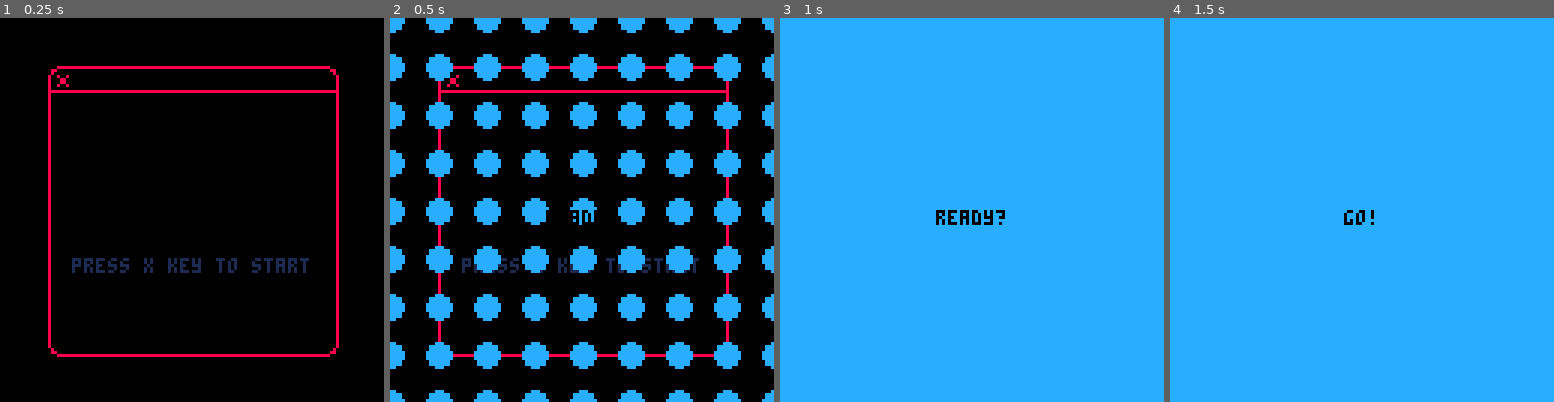
Above: before the commit, frames 1-4 (left to right).
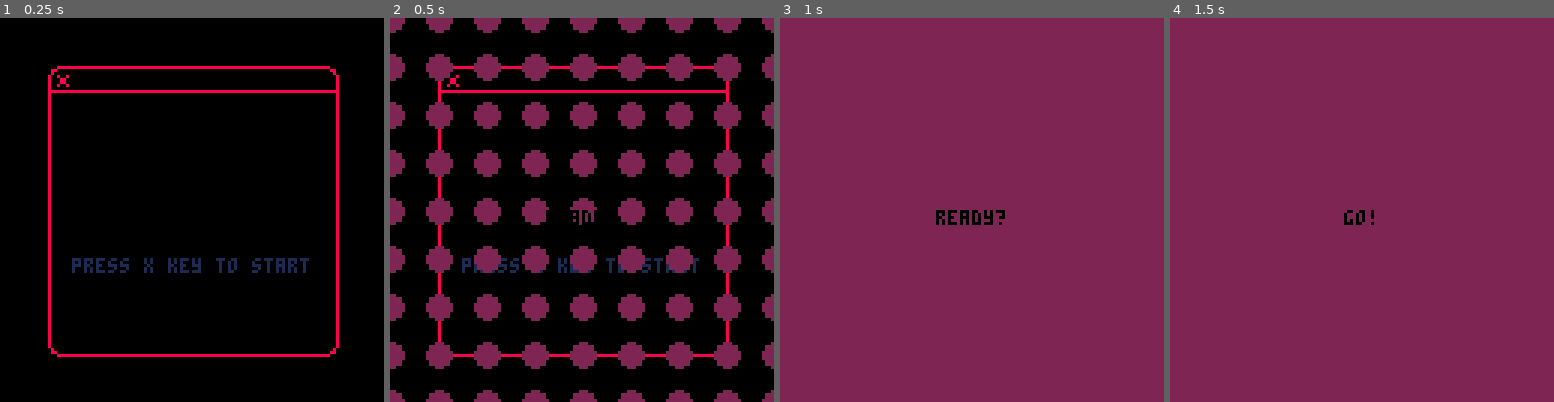
Above: after the commit, the same moments.

Repository: chmestan/PICO8-Shmup
Game: PICO-8 cartridge shmup.p8
Two runs of this game, one before a commit and one after it. Both use one fixed random seed, a clock stepped at 60 frames per second and the inputs below.
Inputs:
- Up to frame 1 (0.25 s): no input
- Up to frame 2 (0.5 s): tap X (X key) at 0.33 s
- Up to frame 3 (1 s): no input
- Up to frame 4 (1.5 s): tap X (X key) at 1.07 s

Frame 1 is identical in both runs. In frame 2, 24% of the frame differs, in the area x 0-100%, y 0-100%; in frame 3, 100%; in frame 4, 100%.

Commit message:
Improve explosions and add shockwaves

Diff:
--- a/shmup.p8
+++ b/shmup.p8
@@ -41,6 +41,8 @@
  enemiesinit()
 
  explosions={}
+ part={}
+ shwaves={}
 
  timershoot=0
  inv=0
@@ -191,7 +193,7 @@
 end
 
 function draw_trans()
- local screenclr=12
+ local screenclr=2
  if transt < 32 then
 	 for i=0,8 do
 	   for j=0,8 do
@@ -266,7 +268,7 @@
 -- timepassing()
 
 function shoot()
- local freq=15
+ local freq=5
 
  if btn(5) and timershoot>=freq then
   local newblt =
@@ -511,7 +513,8 @@
 	 for enm in all(enemies) do
 	  if col(enm,ship,1,6,0,7,0,7,0,7) then
 	   lives-=1
-	   sfx(2)
+	   sfx(5)
+	   explosion(ship.x,ship.y,{13,5,12})
 	   del(enemies,enm)
 	   inv=invtime
 	  end
@@ -526,11 +529,12 @@
     enm.hp-=1
     enm.flash=3
     if enm.hp<=0 then
-   	 explosion(enm.x,enm.y)
+   	 explosion(enm.x,enm.y,{10,7,9})
     	sfx(4)
     	del(enemies,enm)
     else
-     sfx(5)
+     sfx(6)
+     shwave(bul.x+7,bul.y+4,2,6,7,1)
     end
     del(bullets,bul)
    end
@@ -539,232 +543,286 @@
 
 end
 
-function explosion(coordx,coordy)
-
- for i=1,(rnd(3)+6) do
- local clrchoice = {7,9,10,15}
+function explosion(coordx,coordy,clrchoice)
+
+ shwave(coordx,coordy,3,30,7,3)
+ for i=1,15 do
  local expl =
-  {x=coordx+flr(rnd(13)-3),
-  y=coordy+flr(rnd(13)-3),
-  r=flr(rnd(4)+3),
-  clr=clrchoice[flr(rnd(3)+1)] }
+  {x=coordx+flr(rnd(16)-3),
+  y=coordy+flr(rnd(16)-3),
+  r=flr(rnd(5)+3),
+  clr=clrchoice[flr(rnd(3)+1)],
+  sx=(rnd()-0.5) *2,
+  sy=(rnd()-0.5) *2,
+  hp=15}
  add(explosions,expl)
-
- end
+ end
+ for i=1, 20 do
+ 	local p =
+	  {x=coordx+flr(rnd(20)-5),
+	  y=coordy+flr(rnd(20)-5),
+	  sx=(rnd()-0.5) *3,
+	  sy=(rnd()-0.5) *3,
+	  clr = clrchoice[1],
+	  hp=7}
+	 add(part,p)
+ end
+
+end
+
+function shwave(shx,shy,r,tr,clr,spd)
+ local wave=
+  {x=shx,y=shy,r=r,tr=tr,clr=clr,spd=spd}
+ add(shwaves, wave)
 end
 
 function animexpl()
  for expl in all(explosions) do
-  expl.r-=1
-  if expl.r<=0 then
+  expl.x += expl.sx
+	 expl.y += expl.sy
+	 expl.hp-=1
+	 expl.r=max(expl.r-0.5,1)
+	 if expl.hp <= 2 then
+	  expl.clr = 1
+	 elseif expl.hp <= 4 then
+	  expl.clr = 2
+
+	 end
+  if expl.hp<=0 then
    del(explosions,expl)
   end
  end
+ for p in all(part) do
+  p.hp-=1
+  p.x += p.sx
+	 p.y += p.sy
+  if p.hp<=0 then
+   del(part,p)
+  end
+ end
 end
 
 function expldraw()
+
 	for expl in all(explosions) do
 	 circfill(expl.x,expl.y,expl.r,expl.clr)
 	end
-end
-…(201 lines of a section not shown)…
+
+	for wave in all(shwaves) do
+	 circ(wave.x,wave.y,wave.r,wave.clr)
+	 wave.r+=wave.spd
+	 if wave.r > wave.tr then
+	  del(shwaves,wave)
+	 elseif	wave.r >= 25 then
+	  wave.clr = 1
+	 elseif wave.r >= 15 then
+	  wave.clr = 13
+	 end
+	end
+
+	for p in all(part) do
+	 pset(p.x,p.y,p.clr)
+	end
+end
+…(202 lines of a section not shown)…
Not shown, changed: 80 lines of the sprite sheet (__gfx__) section of shmup.p8
Not shown, changed: the sound effects (__sfx__) section of shmup.p8
